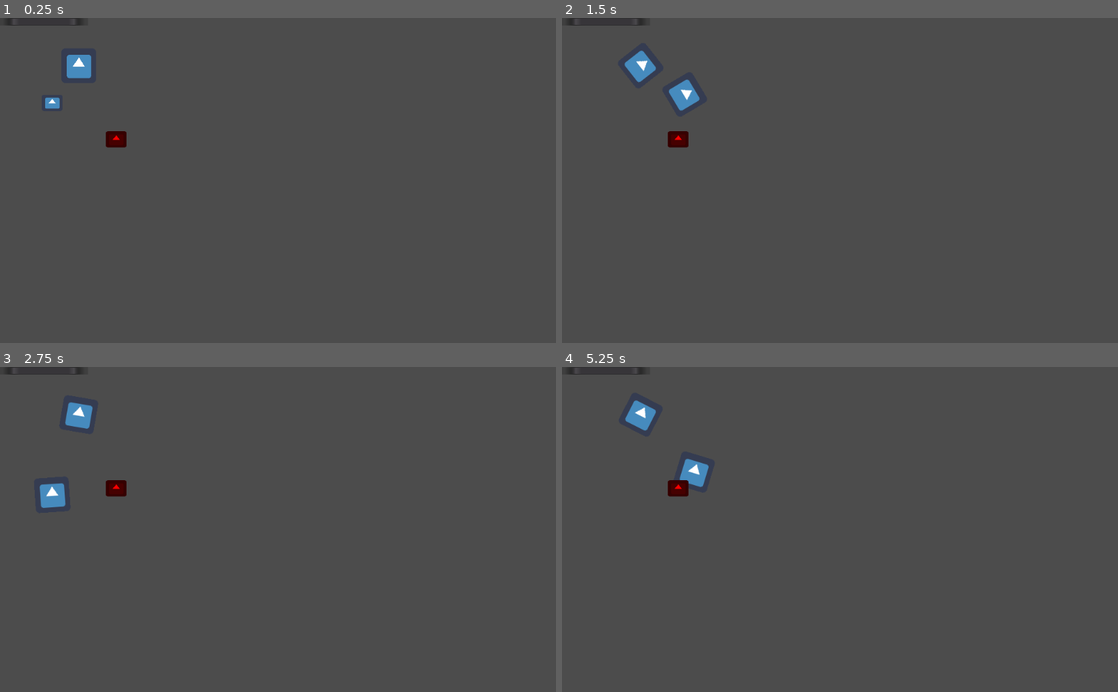
Above: before the commit, frames 1-4 (two rows, left to right).
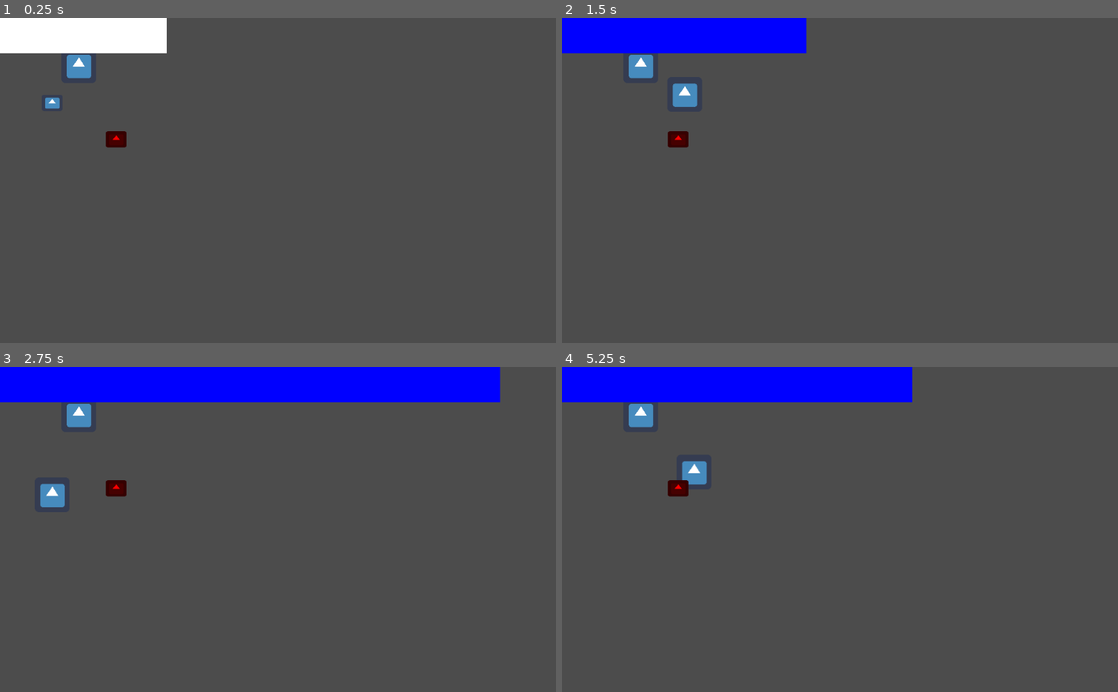
Above: after the commit, the same moments.

Repository: NancokPS2/GodotWildJam
Game: Godot game, scene res://test.tscn
Same seed, same stepped clock (60 frames per second), same inputs: the game is played once before the commit and once after it. The project has no main scene, so this scene is started directly. The engine's default icon, where the game draws it, is replaced by a stand-in: a white triangle on a blue panel in a dark square.
Inputs (mouse positions are in pixels of both pictures, inside the frame that each line leads up to):
- Up to frame 1 (0.25 s): no input
- Up to frame 2 (1.5 s): tap Enter at 0.5 s; move the mouse to (962, 164) at 0.52 s; hold D (move_right) 0.53-1.25 s; tap 1 (herramienta1) at 0.6 s; click (962, 164) at 0.67 s; tap W (jump) at 0.77 s; drag from (728, 196) to (812, 245) at 1.27 s
- Up to frame 3 (2.75 s): move the mouse to (333, 458) at 2.02 s; hold A (move_left) from 2.03 s (still down); tap 3 (herramienta3) at 2.1 s
- Up to frame 4 (5.25 s): release A (move_left) at 2.75 s; drag from (812, 594) to (673, 480) at 2.77 s; tap Space at 3.5 s; move the mouse to (1006, 578) at 3.52 s; hold D (move_right) 3.53-4.25 s; tap Backspace at 3.6 s; tap W (jump) at 3.77 s; drag from (673, 480) to (756, 448) at 4.27 s; move the mouse to (867, 529) at 5.02 s; hold D (move_right) from 5.03 s (still down); tap F at 5.1 s; click (867, 529) at 5.17 s

The runs differ from the first frame. In frame 1, 3.3% of the frame differs, in the area x 0-30%, y 0-11%; in frame 2, 5.1%; in frame 3, 9.9%, in the area x 0-90%, y 0-44%; in frame 4, 7.1%.

Commit message:
Termometro que cambia de color parte 2; Siguiente paso: cambio gradual

Diff:
--- a/Clases/Misc/Termometro.gd
+++ b/Clases/Misc/Termometro.gd
@@ -9,9 +9,18 @@
 
 # Called when the node enters the scene tree for the first time.
 func _ready() -> void:
-	connect("changed",self,"thermometer_visuals")
+	connect("value_changed",self,"thermometer_visuals")
+
+	var FG = StyleBoxFlat.new()
+	FG.bg_color = Color(255,255,255)
+	var BG = StyleBoxEmpty.new()
+
+	add_stylebox_override("fg",FG)
+	add_stylebox_override("bg",BG)
+
 
 	var timer = Timer.new()
+	add_child(timer)
 	timer.wait_time = float(1)
 	timer.start()
 	timer.connect("timeout",self,"crazy_vals")
@@ -20,7 +29,7 @@
 func crazy_vals():
 	value = rand_range(0,100)
 
-func thermometer_visuals():
+func thermometer_visuals(ass):
 	if value / max_value < 0.25:
 		modulate = Const.colores[0]
 
--- a/test.tscn
+++ b/test.tscn
@@ -14,11 +14,17 @@
 
 [node name="Interfaz" type="CanvasLayer" parent="."]
 
-[node name="Termometro" type="ProgressBar" parent="Interfaz"]
-margin_right = 4.0
-margin_bottom = 14.0
-rect_scale = Vector2( 40.4, 1 )
-value = 50.0
+[node name="Control" type="Control" parent="Interfaz"]
+anchor_right = 1.0
+anchor_bottom = 1.0
+
+[node name="Termometro" type="ProgressBar" parent="Interfaz/Control"]
+anchor_right = 1.0
+anchor_bottom = 0.108
+size_flags_horizontal = 3
+step = 1.0
+value = 30.0
+percent_visible = false
 script = ExtResource( 5 )
 
 [node name="HerramientaTalado" type="Node2D" parent="."]
